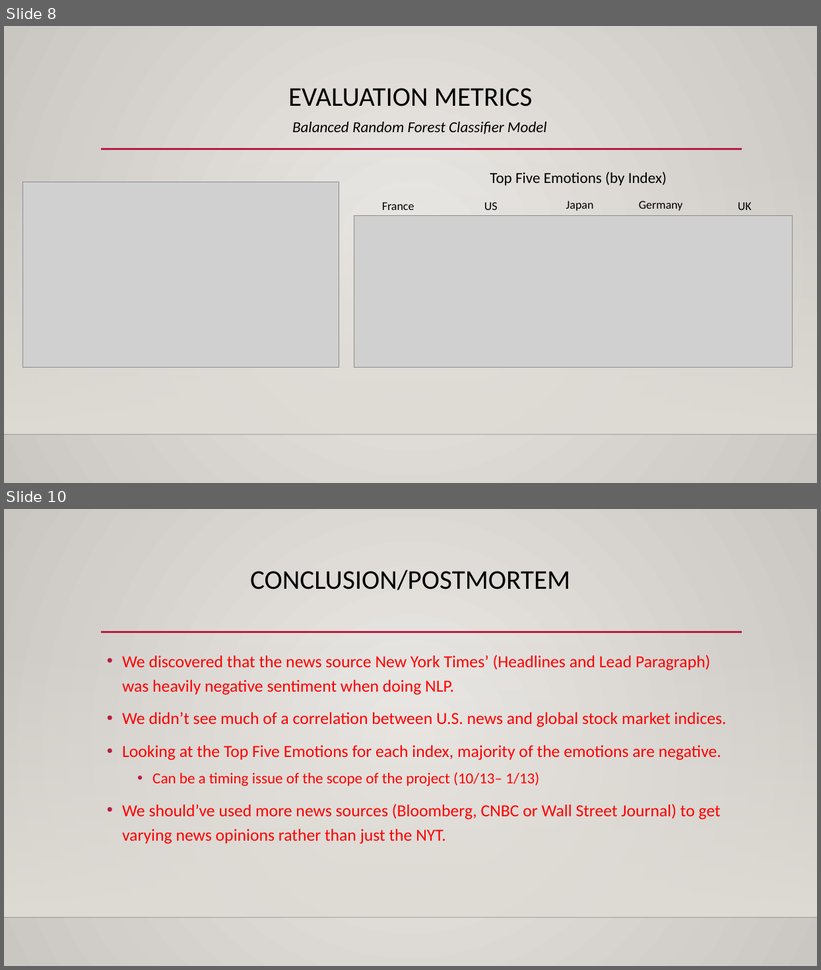
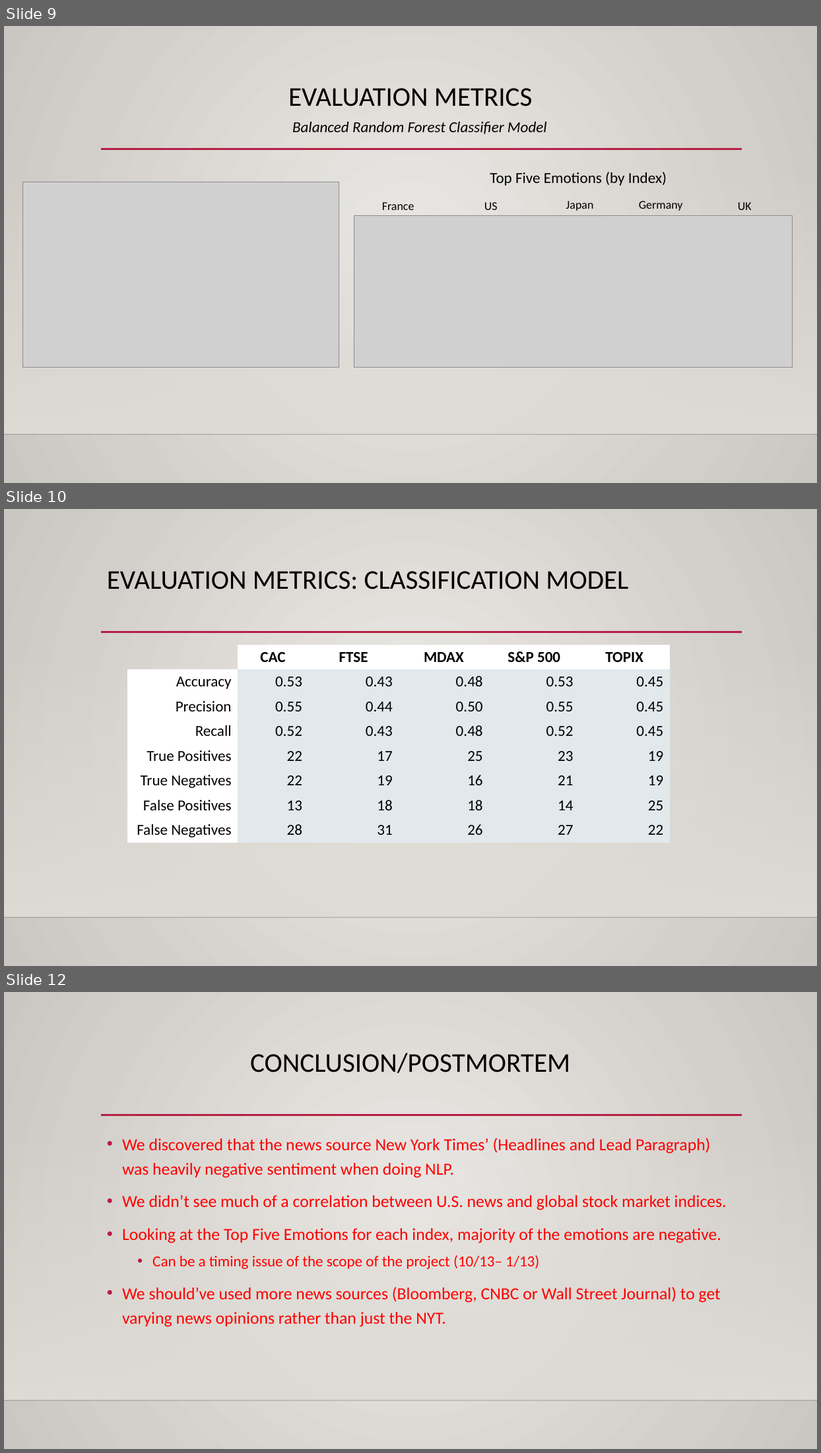
Before and after one commit to justinj8/Machine-Learning_Project, a slide deck: Machine Learning Presentation.pptx. Shown one above the other, each under a label of ours: slides 8 and 10 before the commit, slides 9, 10 and 12 after it; the slides between them are not shown. The pictures are 821x970 and 821x1453 pixels, drawn with LibreOffice and Linux fonts; fonts in the diff are those of the drawing; grey boxes stand for pictures; background and template pictures are left out. Boxes give left, top, right and bottom in pixels: in the first picture for what was removed or moved away, otherwise in the second. Text is boxed around its words. In the diff, an @@ line names an element or a change of style, - is before the commit and + after.

Commit message:
added metric slides

```diff
--- a/Machine Learning Presentation.pptx
+++ b/Machine Learning Presentation.pptx
@@ slide 10 added at (4, 509, 817, 966), background gradient #ECEAE7 to #CAC7C1; not listed: 3 template elements that a slide beside it also shows @@
@@ title added at (107, 571, 628, 590), 32 pt, text #000000 @@
+EVALUATION METRICS: CLASSIFICATION MODEL
@@ table added at (128, 645, 669, 843), 8 rows, 6 columns @@
+ | CAC | FTSE | MDAX | S&P 500 | TOPIX
+Accuracy | 0.53 | 0.43 | 0.48 | 0.53 | 0.45
+Precision | 0.55 | 0.44 | 0.50 | 0.55 | 0.45
+Recall | 0.52 | 0.43 | 0.48 | 0.52 | 0.45
+True Positives | 22 | 17 | 25 | 23 | 19
+True Negatives | 22 | 19 | 16 | 21 | 19
+False Positives | 13 | 18 | 18 | 14 | 25
+False Negatives | 28 | 31 | 26 | 27 | 22
@@ what was slide 8 is now slide 9 @@
@@ what was slide 10 is now slide 12 @@
```
Also in this commit, not shown: 2 slides changed, 2 other slides added, 1 slide removed.
